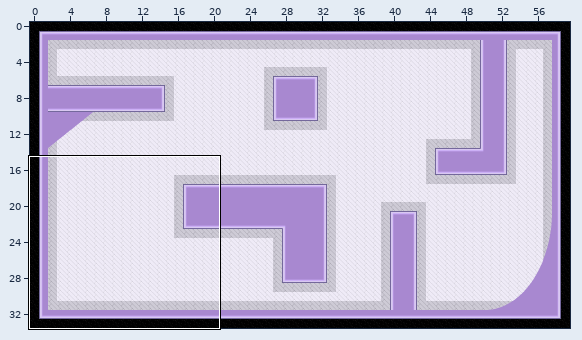
An edit to a level. Tiled map, assets/maps/mapa0/mapa0.tmx. Above: a wide view before the commit, with the close-up outlined.
Close-up. First the earlier version:
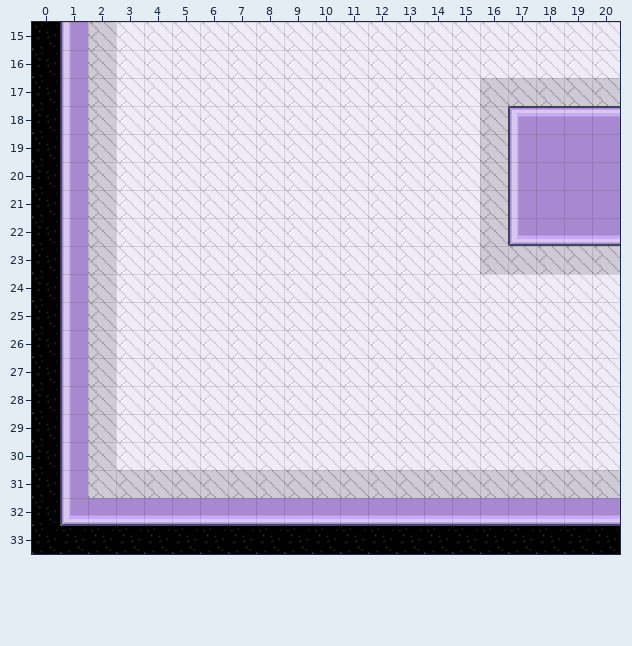
Cells are 32x32 px. Shown: x 0..20, y 15..33. The commit also changed other parts of the map, which this record leaves out.
The result:
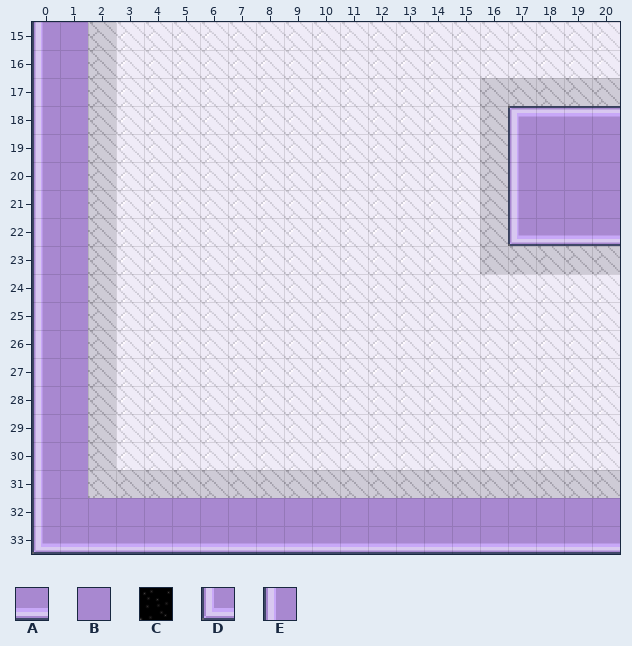
Key: from "mapa0": A 11 flipped up-down, B 13, C 16, D 18 flipped up-down, E 21.
_ is an empty cell.
What changed:
Layer "Camada de Blocos 1":
Tile A replaces tile C in row 33 at x 1 to 20.
Tile B replaces tile A in row 32 at x 2 to 20.
Tile B replaces tile D in row 32 at x 1.
Tile B replaces tile E in rows 15 to 31 at x 1.
Tile D replaces tile C in row 33 at x 0.
Tile E replaces tile C in rows 15 to 32 at x 0.
Boxes around the changes in both close-ups, in picture pixels (x1, y1, x2, y2):
changed: (32, 22, 620, 554)
